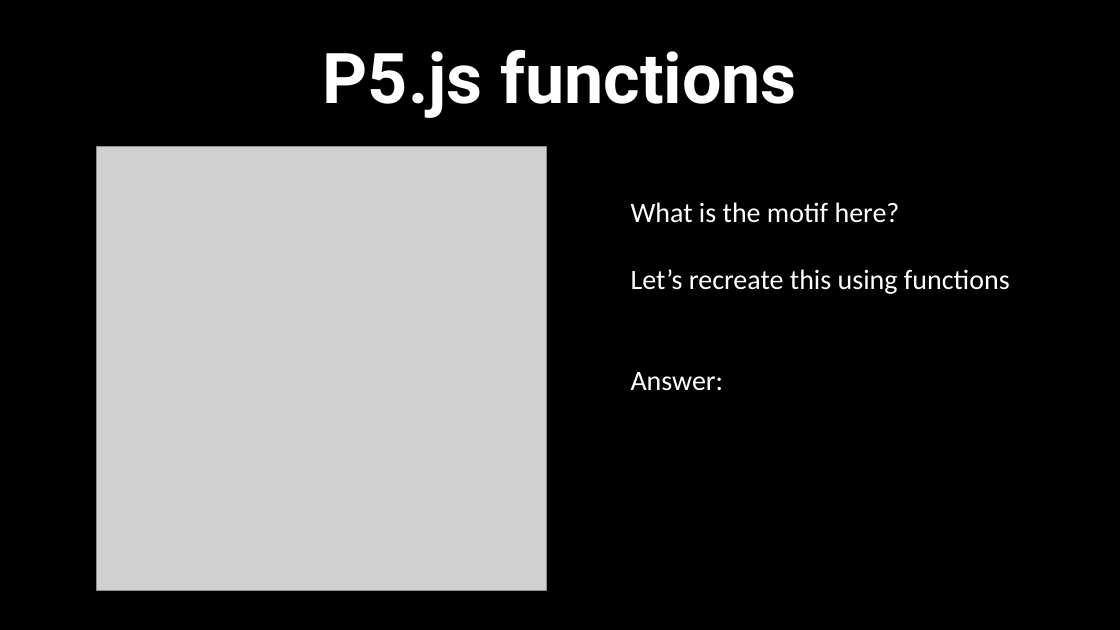
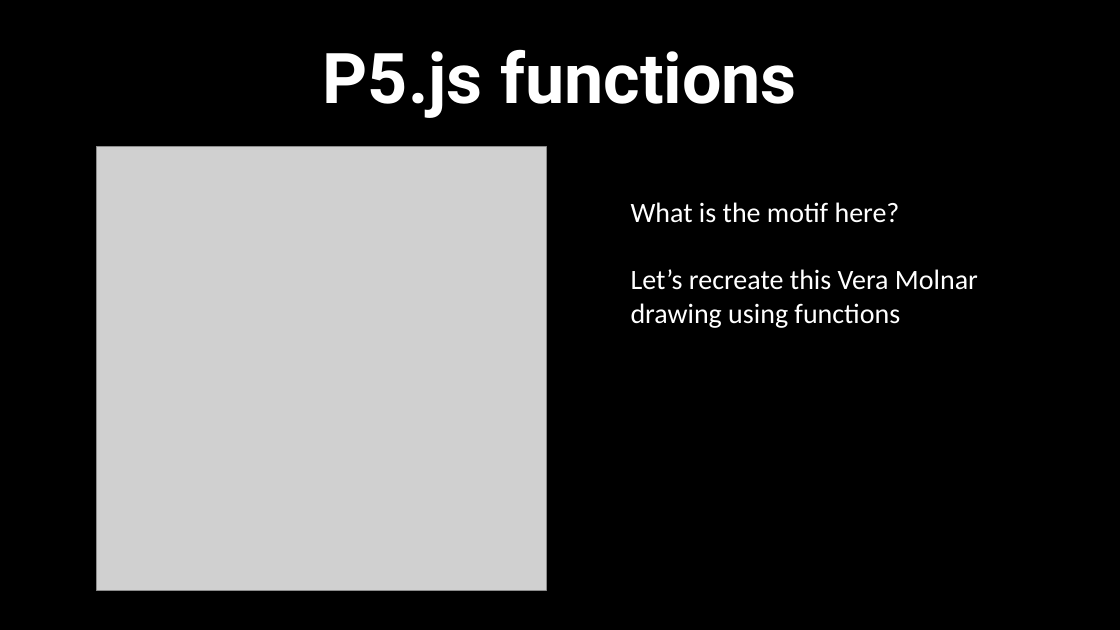
Before and after one commit to scotchANDsolder/Classes-and-Teaching, a slide deck: slide 17 of STA-491-PC-F21/4 - Functions.pptx. Drawn at 1120x630 pixels with LibreOffice and Linux fonts; fonts in the diff are those of the drawing; grey boxes stand for pictures. Boxes give left, top, right and bottom in pixels: in the first picture for what was removed or moved away, otherwise in the second. Text is boxed around its words. In the diff, an @@ line names an element or a change of style, - is before the commit and + after.

```diff
--- a/STA-491-PC-F21/4 - Functions.pptx
+++ b/STA-491-PC-F21/4 - Functions.pptx
@@ text at box(631, 269, 978, 328): text changed @@
-Let’s recreate this using functions
-Answer:
+Let’s recreate this Vera Molnar drawing using functions
```
Also in this commit, not shown: 1 other slide changed, 1 other file.
